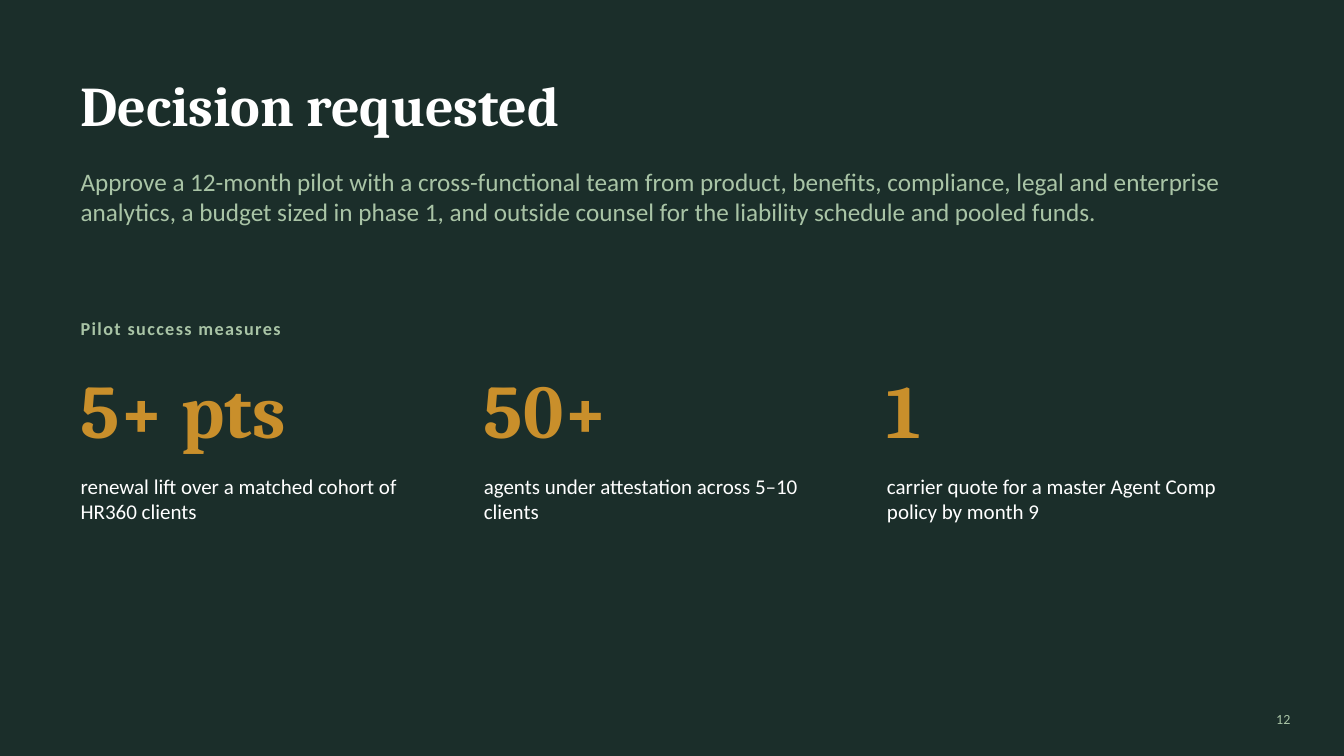
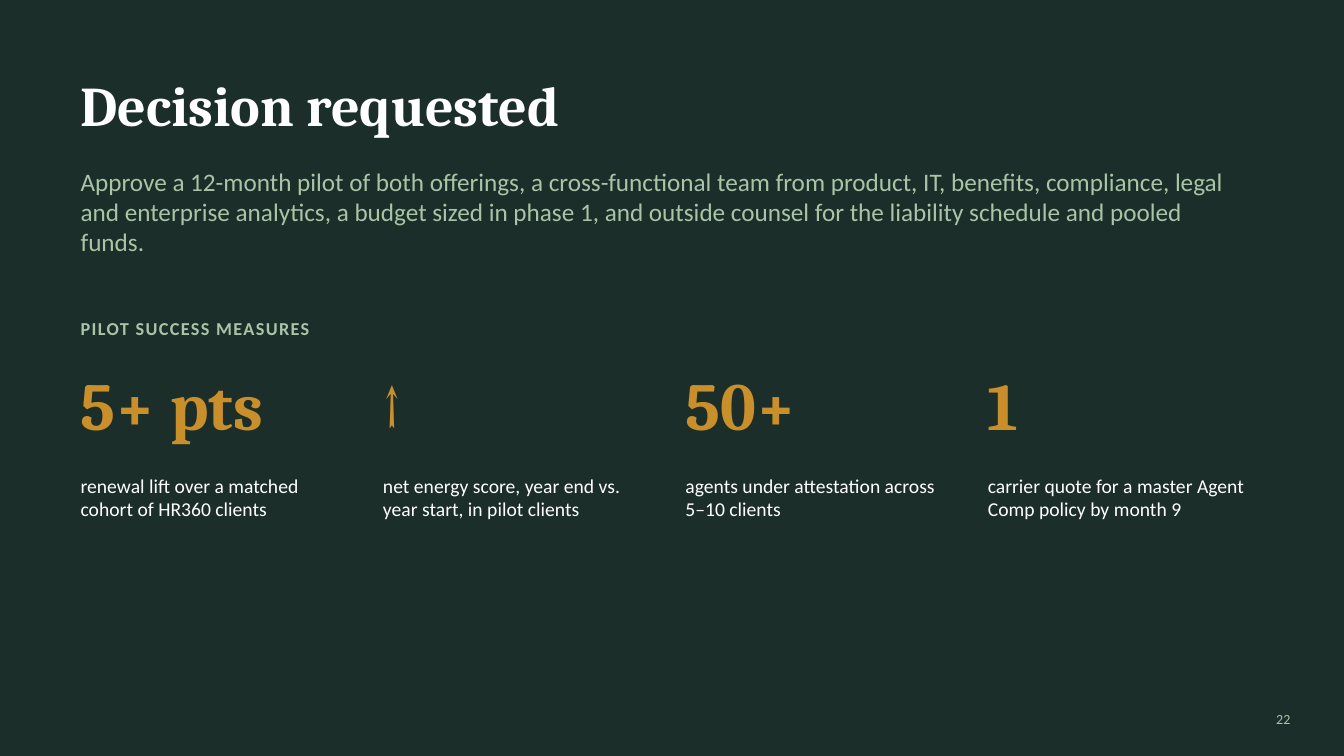
Before and after one commit to jeffw5/PLM-Dashboard, a slide deck: slide 22 of HR Services Provider/The Future of Work/Future-of-Work-Proposal.pptx (slide 12 before the commit). Drawn at 1344x756 pixels with LibreOffice and Linux fonts; fonts in the diff are those of the drawing. Boxes give left, top, right and bottom in pixels: in the first picture for what was removed or moved away, otherwise in the second. Text is boxed around its words. In the diff, an @@ line names an element or a change of style, - is before the commit and + after.

```diff
--- a/HR Services Provider/The Future of Work/Future-of-Work-Proposal.pptx
+++ b/HR Services Provider/The Future of Work/Future-of-Work-Proposal.pptx
@@ text at box(81, 173, 1223, 251): text changed @@
-Approve a 12-month pilot with a cross-functional team from product, benefits, compliance, legal and enterprise analytics, a budget sized in phase 1, and outside counsel for the liability schedule and pooled funds.
+Approve a 12-month pilot of both offerings, a cross-functional team from product, IT, benefits, compliance, legal and enterprise analytics, a budget sized in phase 1, and outside counsel for the liability schedule and pooled funds.
@@ text at box(81, 323, 309, 335): text changed @@
-Pilot success measures
+PILOT SUCCESS MEASURES
@@ text added at box(383, 363, 665, 464), 48 pt, text #C98F2B, bold @@
+↑
@@ size 54 to 48 pt in 3 elements at box(81, 385, 263, 444), box(988, 385, 1019, 430), box(685, 384, 796, 431) @@
@@ text "50+": place and size @@
-text "50+" at box(484, 387, 608, 439)
+text "50+" at box(685, 384, 796, 431)
@@ text "1": place and size @@
-text "1" at box(887, 387, 922, 438)
+text "1" at box(988, 385, 1019, 430)
@@ text added at box(383, 479, 620, 519), 14 pt, text #FFFFFF @@
+net energy score, year end vs. year start, in pilot clients
@@ size 15 to 14 pt in 3 elements at box(81, 479, 298, 516), box(988, 479, 1244, 519), box(685, 479, 935, 516) @@
@@ text "agents under attestation across 5–10 ...": place and size @@
-text "agents under attestation across 5–10 ..." at box(484, 479, 797, 519)
+text "agents under attestation across 5–10 ..." at box(685, 479, 935, 516)
@@ text "carrier quote for a master ...": place and size @@
-text "carrier quote for a master ..." at box(887, 479, 1216, 523)
+text "carrier quote for a master ..." at box(988, 479, 1244, 519)
@@ page number at box(1276, 715, 1290, 724): text changed @@
-12
+22
```
Also in this commit, not shown: 10 other slides changed, 27 slides added, 6 slides removed.
